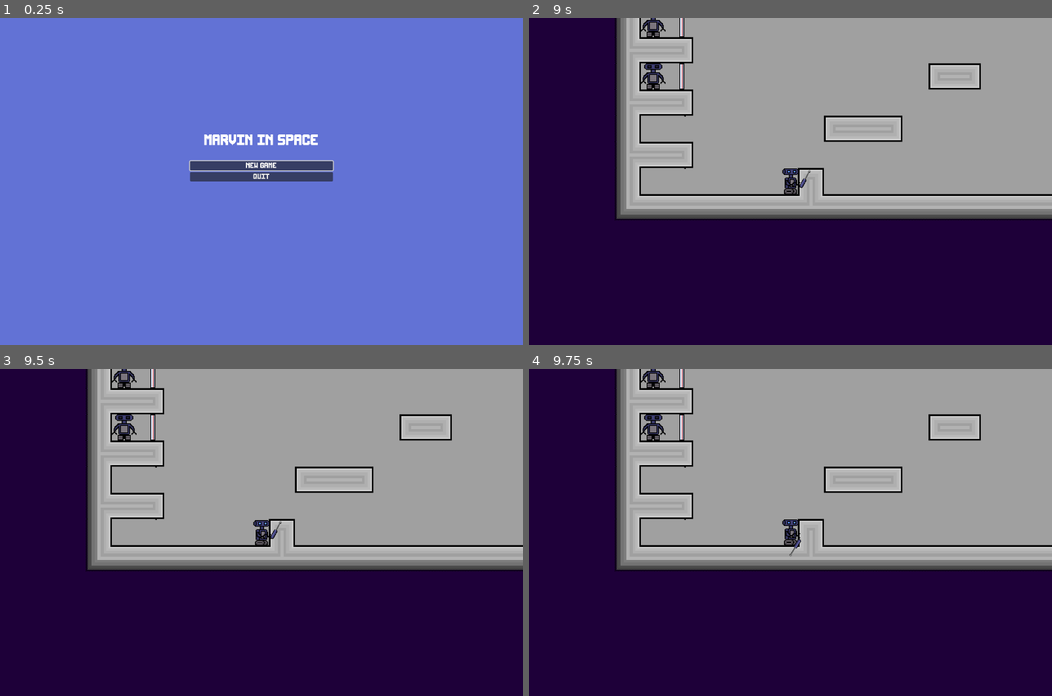
Above: before the commit, frames 1-4 (two rows, left to right).
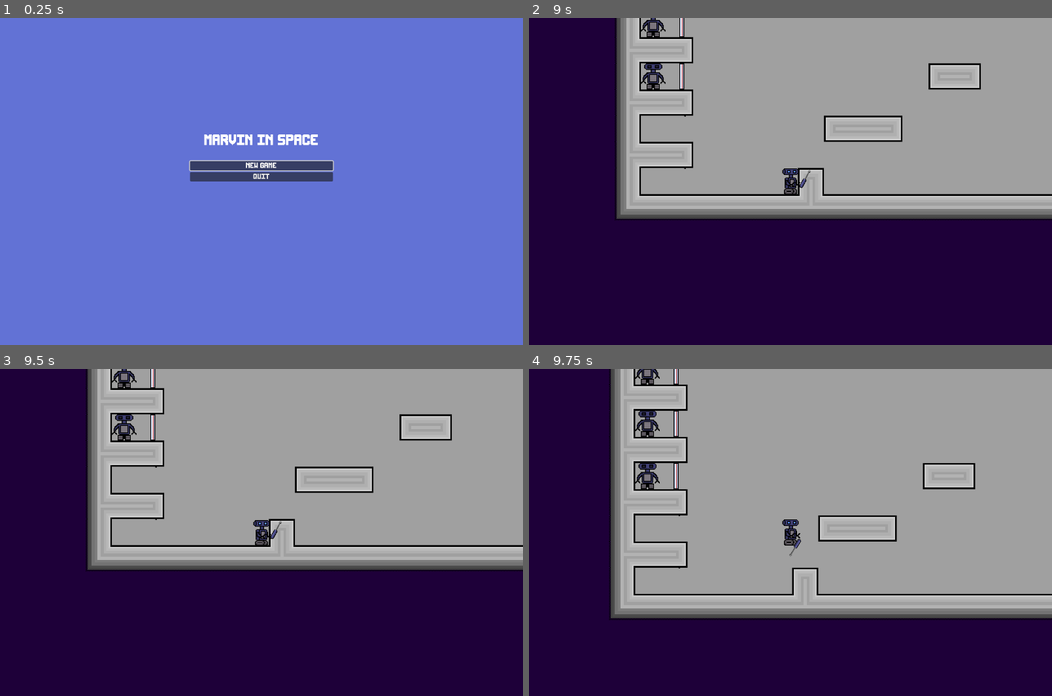
Above: after the commit, the same moments.

Repository: Danielyess/Marvin_In_Space
Game: Godot game, scene res://Scenes/world.tscn
Two runs of this game, one before a commit and one after it. Both use one fixed random seed, a clock stepped at 60 frames per second and the inputs below.
Inputs (mouse positions are in pixels of both pictures, inside the frame that each line leads up to):
- Up to frame 1 (0.25 s): no input
- Up to frame 2 (9 s): click "New Game" at 0.5 s; tap Enter at 1.25 s; move the mouse to (905, 165) at 1.27 s; hold E (Interact) 1.28-2.03 s; hold D (MoveRight) 1.28-2.78 s; tap W (Jump) at 1.52, 2.27, 3.77, 4.52, 5.27, 6.77, 7.52, 8.27 s; tap Shift (Teleport) at 1.55, 2.1, 3.05, 4.55, 5.1, 6.05, 6.6, 7.55 s; move the mouse to (685, 197) at 2.02 s; tap E (Interact) at 2.3, 3.6, 5.3, 6.8, 8.1 s; move the mouse to (842, 109) at 2.77 s; hold A (MoveLeft) 2.78-3.53 s; hold X (Explode) 2.78-3.53 s; move the mouse to (764, 246) at 3.52 s; hold D (MoveRight) 3.53-5.03 s; move the mouse to (947, 230) at 4.27 s; hold M (SwitchCamera) 4.28-5.03 s; move the mouse to (633, 132) at 5.02 s; hold A (MoveLeft) 5.03-5.78 s; move the mouse to (816, 181) at 5.77 s; hold D (MoveRight) 5.78-6.53 s; hold E (Interact) 5.78-6.53 s; move the mouse to (712, 99) at 6.52 s; hold A (MoveLeft) 6.53-8.03 s; move the mouse to (905, 165) at 7.27 s; hold X (Explode) 7.28-8.03 s; move the mouse to (685, 197) at 8.02 s; hold D (MoveRight) from 8.03 s (still down); move the mouse to (842, 109) at 8.77 s; hold M (SwitchCamera) from 8.78 s (still down)
- Up to frame 3 (9.5 s): keep holding D (MoveRight); keep holding M (SwitchCamera); tap Shift (Teleport) at 9.05 s
- Up to frame 4 (9.75 s): keep holding D (MoveRight); tap Space at 9.5 s; move the mouse to (764, 597) at 9.52 s; release M (SwitchCamera) at 9.53 s; tap Shift (Teleport) at 9.6 s

Frames 1-3 are identical in both runs. In frame 4, 24% of the frame differs, in the area x 15-100%, y 0-77%.

Commit message:
v0.2.9
Added a "feeler" to the teleport to not get stuck in walls.

Diff:
--- a/Marvin_In_Space_Demo/Scenes/character.tscn
+++ b/Marvin_In_Space_Demo/Scenes/character.tscn
@@ -233,6 +233,9 @@
 [sub_resource type="RectangleShape2D" id="RectangleShape2D_2mse5"]
 size = Vector2(35, 38)
 
+[sub_resource type="CircleShape2D" id="CircleShape2D_reotu"]
+radius = 2.0
+
 [node name="MARVIN" type="CharacterBody2D"]
 z_index = 4
 z_as_relative = false
@@ -286,3 +289,8 @@
 
 [node name="TeleportIcon" type="Sprite2D" parent="."]
 texture = ExtResource("7_reotu")
+
+[node name="TeleportArea" type="Area2D" parent="."]
+
+[node name="TeleportCollShape" type="CollisionShape2D" parent="TeleportArea"]
+shape = SubResource("CircleShape2D_reotu")
--- a/Marvin_In_Space_Demo/Scripts/character_script.gd
+++ b/Marvin_In_Space_Demo/Scripts/character_script.gd
@@ -34,6 +34,7 @@
 
 @onready var JetpackIcons :=  [$JetpackIcon1, $JetpackIcon2]
 @onready var TeleportIcon : Sprite2D = $TeleportIcon
+@onready var TeleportFeeler : Area2D = $TeleportArea
 
 func _ready() -> void:
 	JetpackIcons[0].scale = self.scale * 0.5
@@ -45,6 +46,9 @@
 	TeleportIcon.position.x = self.position.x
 	TeleportIcon.position.y = -40
 	TeleportIcon.scale = self.scale * 0.5
+	TeleportFeeler.position.y = 0
+	TeleportFeeler.collision_layer = 0
+	TeleportFeeler.collision_mask = 0b10001
 
 func _input(event: InputEvent) -> void:
 	if event.is_action_pressed("Interact") and canInteract:
@@ -69,6 +73,7 @@
 	var horizontalDirection : float = Input.get_axis("MoveLeft","MoveRight");
 	MovementHandler(horizontalDirection)
 	AnimationHandler(horizontalDirection)
+	TeleportFeeler.position.x = teleportLength * sign(horizontalDirection+0.1)
 	if !is_on_floor():
 		velocity.y += gravity / 60;
 	else:
@@ -89,11 +94,8 @@
 		updateJumpChargeSprite()
 		currentState = AnimationState.Jump
 
-	if(Input.is_action_just_pressed("Teleport") and canTeleport and teleportCharge > 0):
-		if horizontalDirection >= 0:
-			position.x += teleportLength;
-		else:
-			position.x -= teleportLength;
+	if(Input.is_action_just_pressed("Teleport") and canTeleport and teleportCharge > 0 and TeleportFeeler.get_overlapping_bodies().is_empty()):
+		position.x += teleportLength * sign(horizontalDirection+0.1);
 		self.velocity.y = 0
 		SpriteAnimation.play("Teleport")
 		currentState = AnimationState.Teleport
--- a/Marvin_In_Space_Demo/Scripts/switch_box.gd
+++ b/Marvin_In_Space_Demo/Scripts/switch_box.gd
@@ -48,6 +48,7 @@
 	$InteractionSprite.scale = Vector2(0.5,0.5)
 	$InteractionSprite.position.y -= 30 * (self.scale.x + self.scale.y) /2
 	$BaseCollShape.disabled = true
+	$InteractArea/CollisionShape2D.set_deferred("disabled", true)
 	isOpen = false
 	connect("stateChanged", $"../..".refreshGrid)
 	defaultState = currentState
@@ -76,7 +77,6 @@
 		add_child(menu)
 		get_tree().paused = true
 
-
 func openBox() -> void:
 	if !isOpen:
 		$MainSprite.play("Open")
@@ -84,6 +84,7 @@
 		$InteractionSprite.visible = true
 		add_child(cover)
 		$CoverTimeoutTimer.start()
+		$InteractArea/CollisionShape2D.set_deferred("disabled", false)
 
 func startOpeningTimer() -> void:
 	$openingTimer.start()
--- a/Marvin_In_Space_Demo/project.godot
+++ b/Marvin_In_Space_Demo/project.godot
@@ -48,6 +48,7 @@
 "deadzone": 0.5,
 "events": [Object(InputEventKey,"resource_local_to_scene":false,"resource_name":"","device":-1,"window_id":0,"alt_press …(192 unchanged characters)…
 , Object(InputEventKey,"resource_local_to_scene":false,"resource_name":"","device":-1,"window_id":0,"alt_pressed":false …(186 unchanged characters)…
+, Object(InputEventKey,"resource_local_to_scene":false,"resource_name":"","device":-1,"window_id":0,"alt_pressed":false,"shift_pressed":false,"ctrl_pressed":false,"meta_pressed":false,"pressed":false,"keycode":0,"physical_keycode":32,"key_label":0,"unicode":32,"location":0,"echo":false,"script":null)
 ]
 }
 Teleport={
Not shown: 1 places in Marvin_In_Space_Demo/Scenes/character.tscn that only renumber resources
